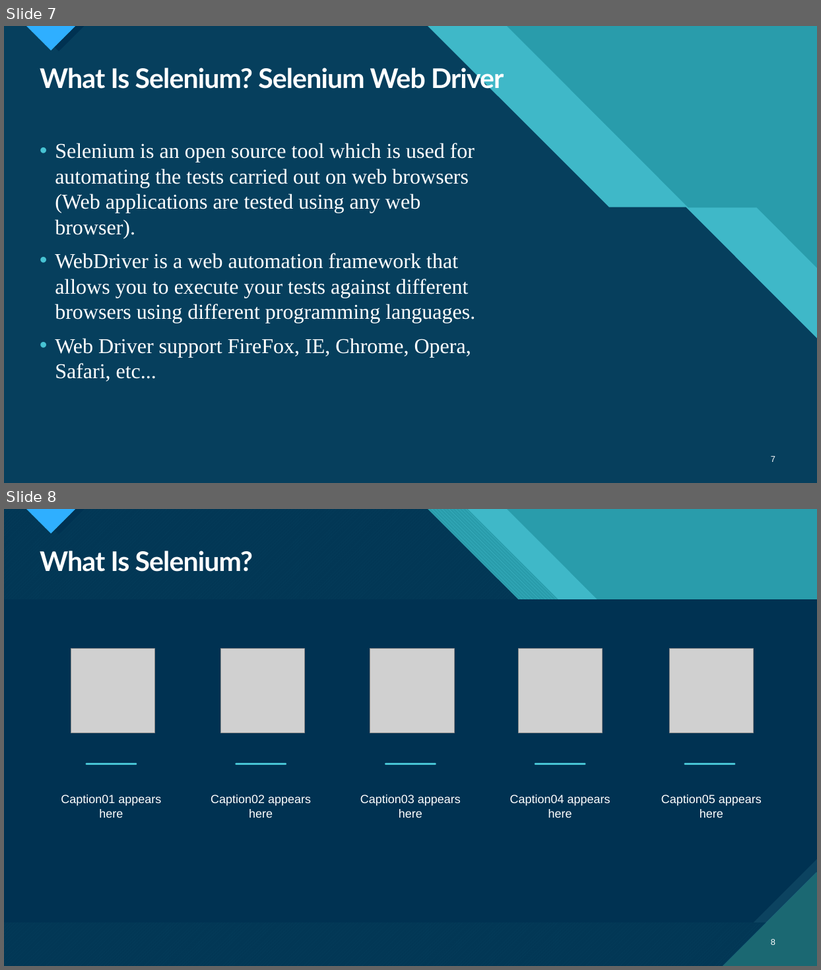
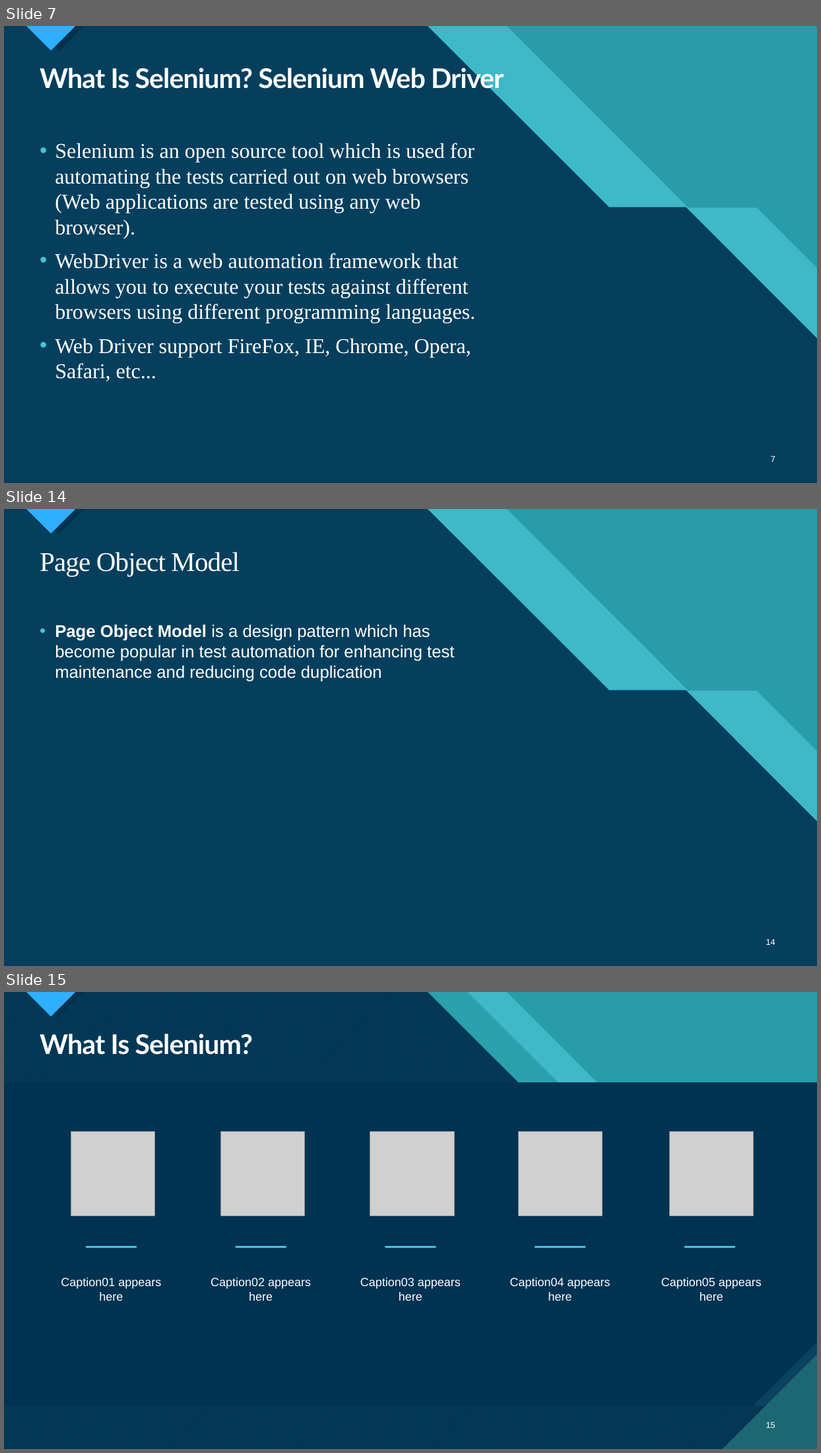
Before and after one commit to ngohungphuc/Presentation, a slide deck: Selenium/Specflow/Web Automation Test with Specflow.pptx. Shown one above the other, each under a label of ours: slides 7 and 8 before the commit, slides 7, 14 and 15 after it; the slides between them are not shown. The pictures are 821x970 and 821x1453 pixels, drawn with LibreOffice and Linux fonts; fonts in the diff are those of the drawing; grey boxes stand for pictures. Boxes give left, top, right and bottom in pixels: in the first picture for what was removed or moved away, otherwise in the second. Text is boxed around its words. In the diff, an @@ line names an element or a change of style, - is before the commit and + after.

```diff
--- a/Selenium/Specflow/Web Automation Test with Specflow.pptx
+++ b/Selenium/Specflow/Web Automation Test with Specflow.pptx
@@ slide 14 added at (4, 509, 817, 966), background #47C3D3; not listed: 14 template elements that a slide beside it also shows @@
@@ title added at (40, 552, 240, 576), 32 pt, text #FFFFFF @@
+Page Object Model
@@ text added at (55, 625, 454, 682), 20 pt, text #FFFFFF @@
+• Page Object Model is a design pattern which has become popular in test automation for enhancing test maintenance and reducing code duplication
@@ page number added at (766, 939, 776, 945), 10 pt, text #FFFFFF @@
+14
@@ what was slide 8 is now slide 15 @@
@@ page number at (766, 1422, 776, 1428): text changed @@
-8
+15
```
Also in this commit, not shown: 1 slide changed, 6 other slides added.
